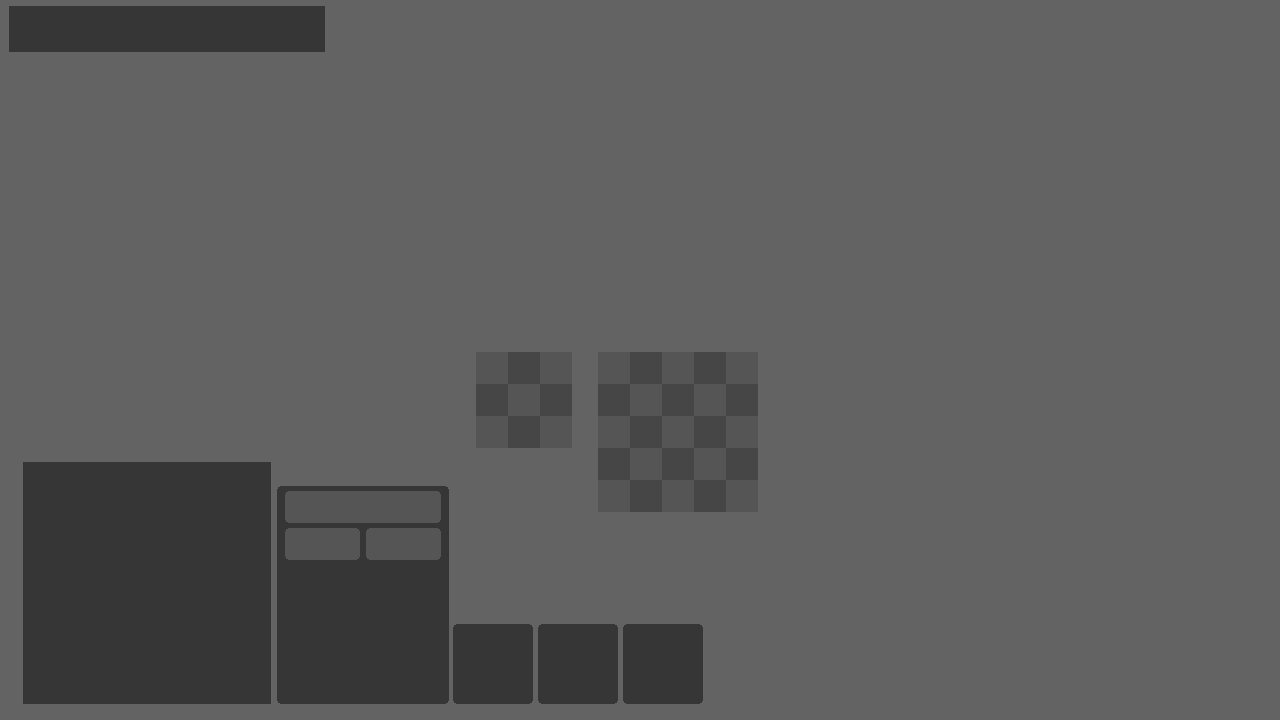
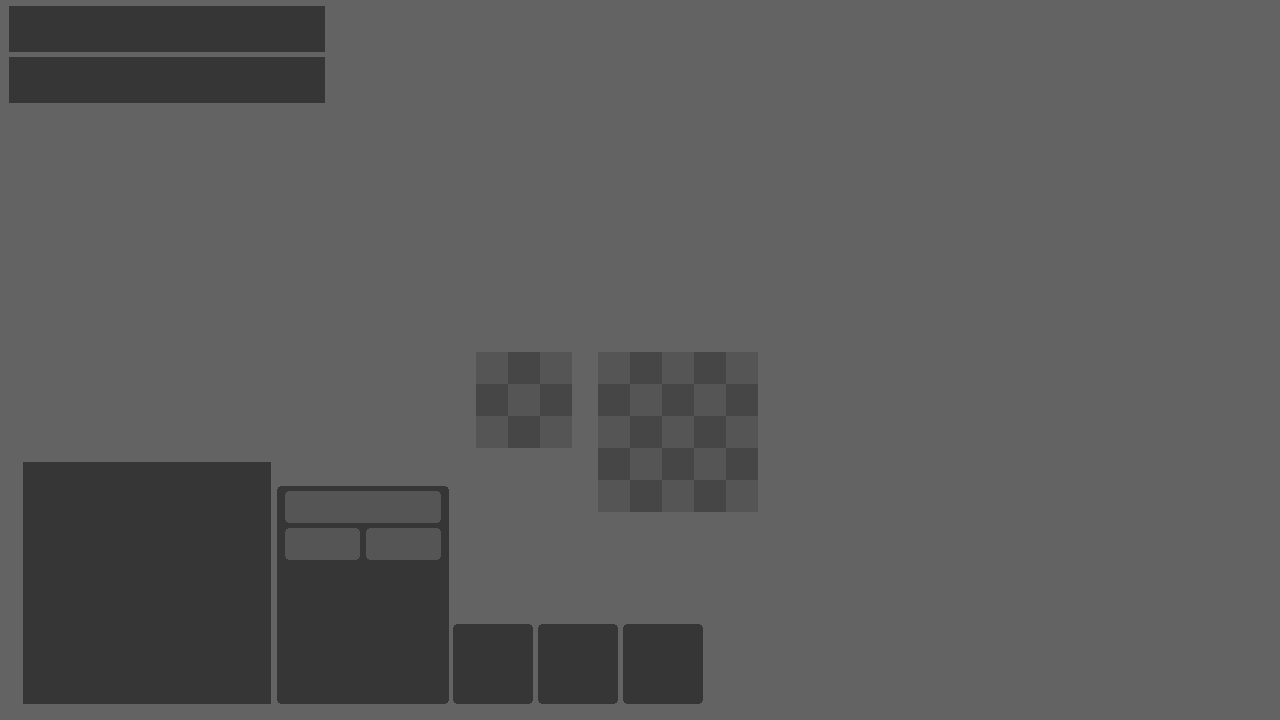
Two versions of the same layered image (1280×720). Layer-by-layer changes:
added layer "resources bank" above "resources" over [9, 57, 325, 103]
